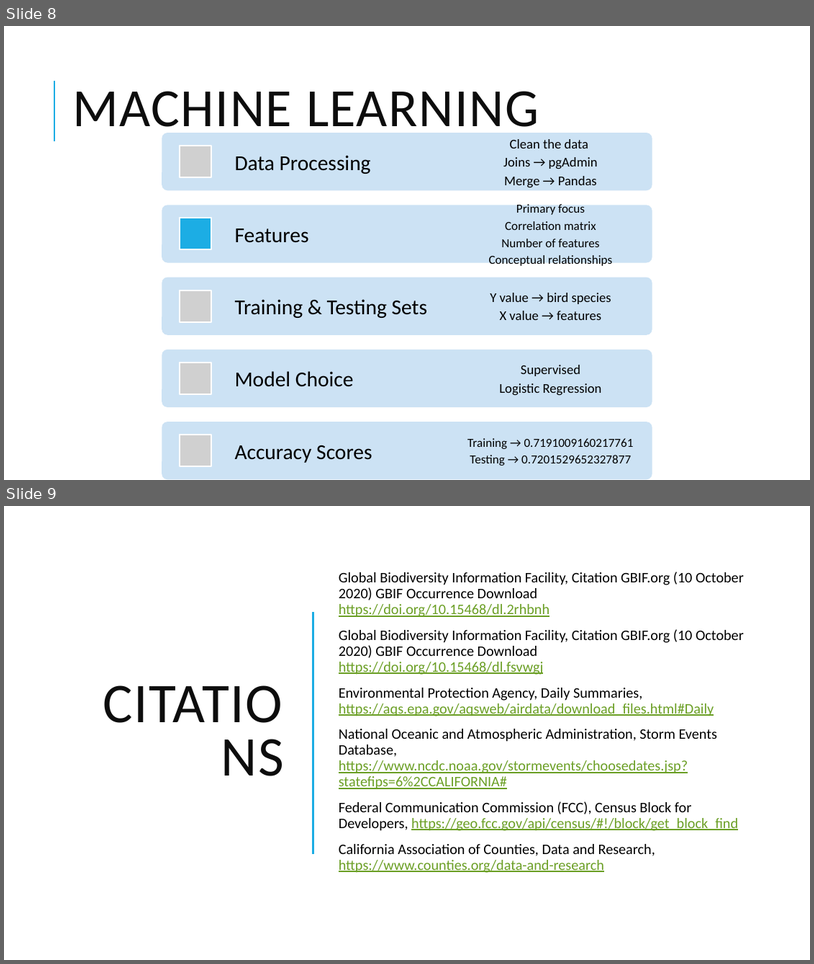
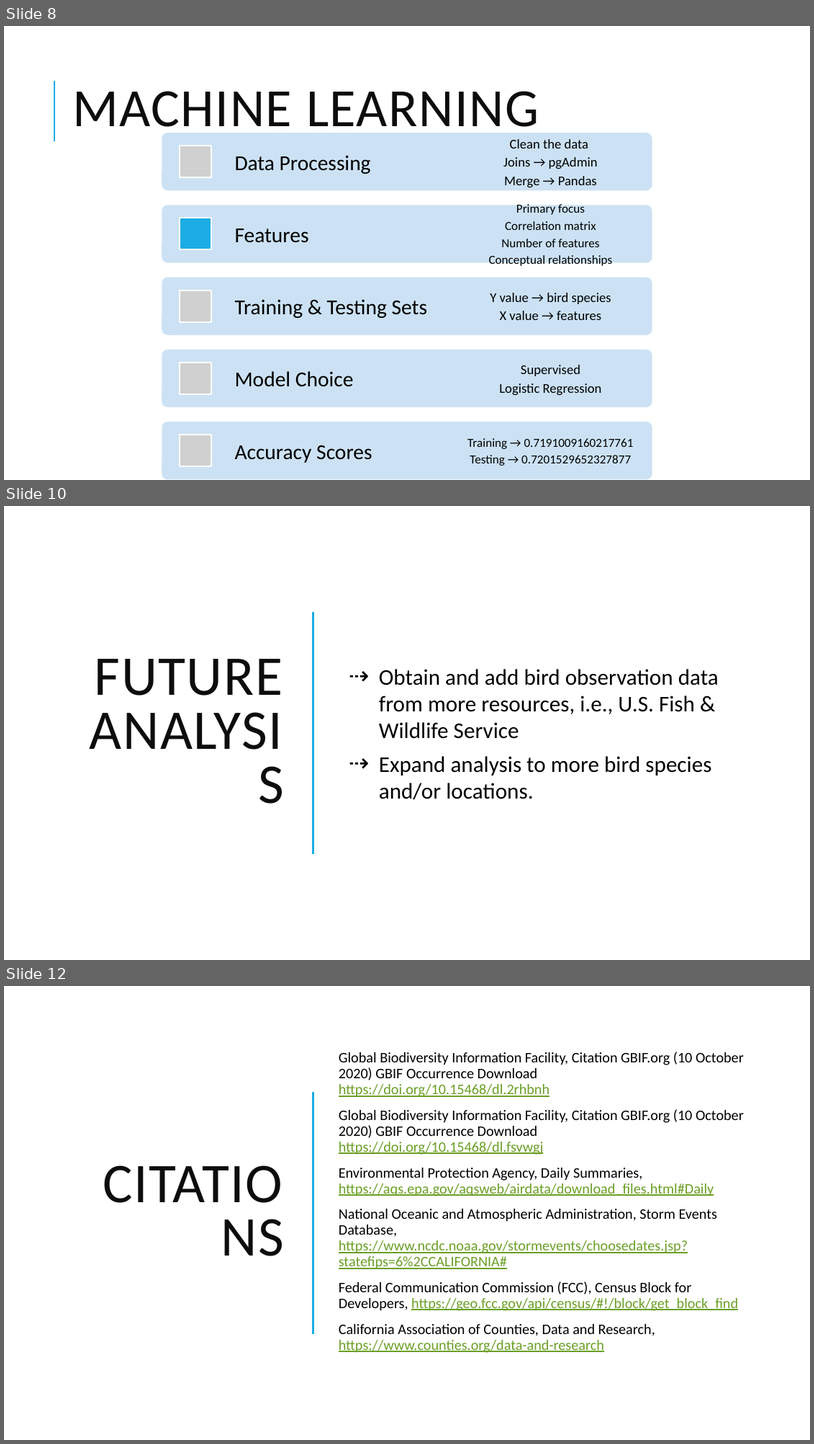
Before and after one commit to sierrah154/Final_Project-Aves, a slide deck: Presentation/Aves- Final Project.pptx. Shown one above the other, each under a label of ours: slides 8 and 9 before the commit, slides 8, 10 and 12 after it; the slides between them are not shown. The pictures are 814x964 and 814x1444 pixels, drawn with LibreOffice and Linux fonts; fonts in the diff are those of the drawing; grey boxes stand for pictures. Boxes give left, top, right and bottom in pixels: in the first picture for what was removed or moved away, otherwise in the second. Text is boxed around its words. In the diff, an @@ line names an element or a change of style, - is before the commit and + after.

Commit message:
Updating with further analysis, challanges, and questions slides.

```diff
--- a/Presentation/Aves- Final Project.pptx
+++ b/Presentation/Aves- Final Project.pptx
@@ slide 10 added at [4, 506, 810, 960], background #FFFFFF @@
@@ line added from (314, 612) to (314, 854), #1CADE4 1.5 pt @@
@@ title added at [95, 659, 522, 775], 50 pt, text #0D0D0D @@
+FUTURE ANALYSIS
@@ text added at [379, 669, 719, 800], 20 pt, text #000000 @@
+⇢ Obtain and add bird observation data from more resources, i.e., U.S. Fish & Wildlife Service
+⇢ Expand analysis to more bird species and/or locations.
@@ what was slide 9 is now slide 12 @@
```
Also in this commit, not shown: 3 other slides added.
